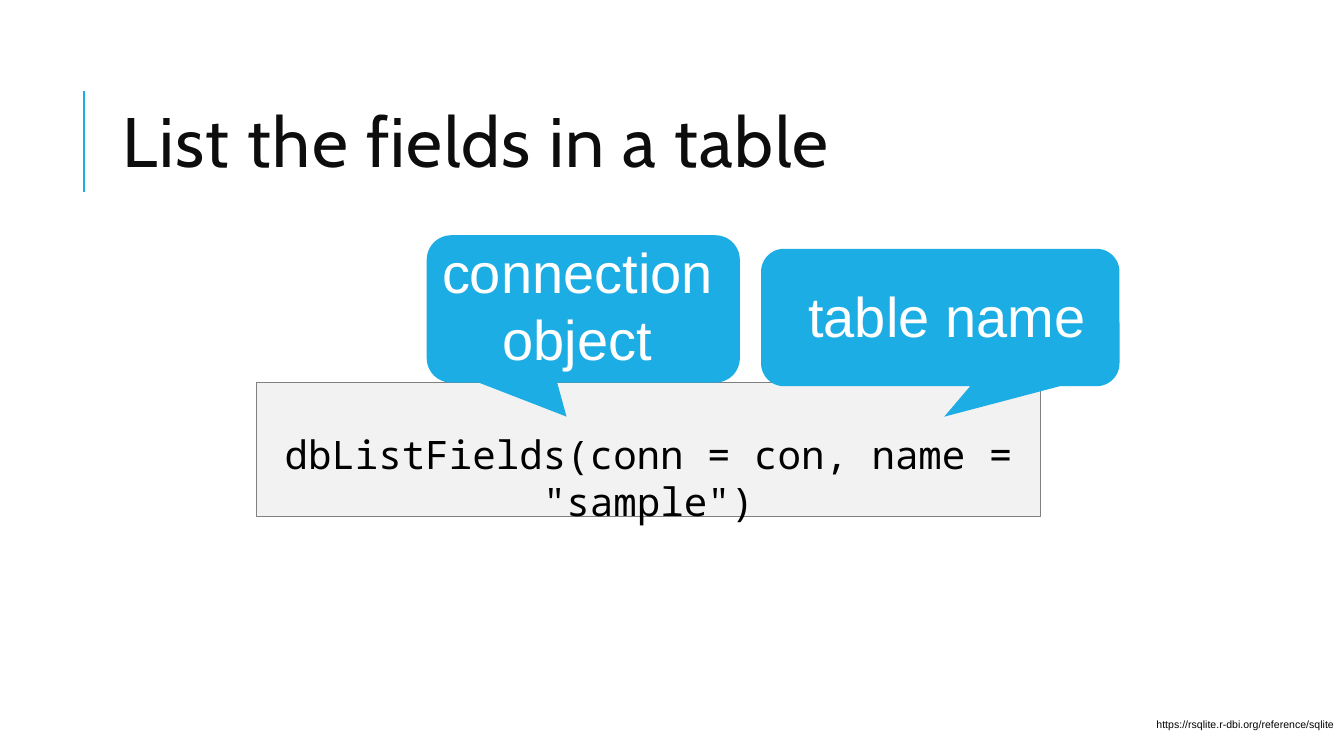
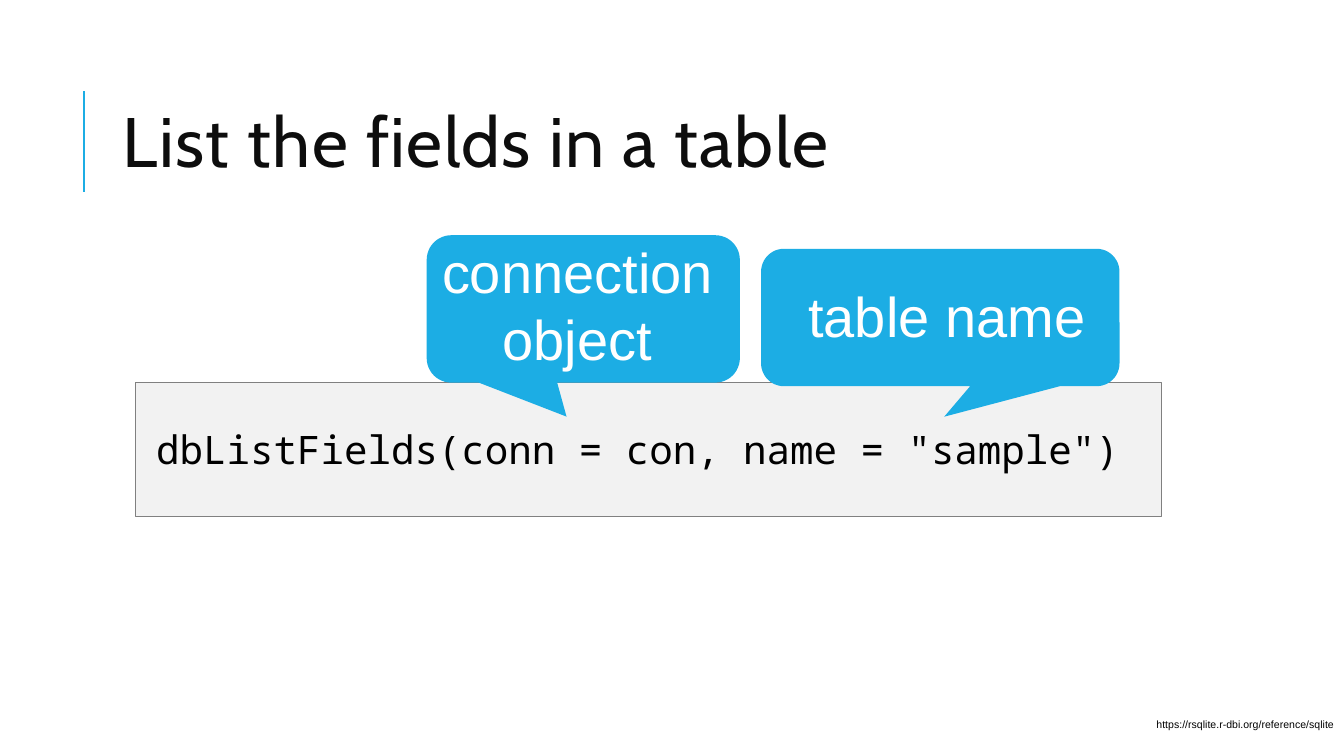
Before and after one commit to amromeo/api_r_int_db_24, a slide deck: slide 10 of presentations/02 - Databases with R.pptx. Drawn at 1344x756 pixels with LibreOffice and Linux fonts; fonts in the diff are those of the drawing. Boxes give left, top, right and bottom in pixels: in the first picture for what was removed or moved away, otherwise in the second. Text is boxed around its words. In the diff, an @@ line names an element or a change of style, - is before the commit and + after.

```diff
--- a/presentations/02 - Databases with R.pptx
+++ b/presentations/02 - Databases with R.pptx
@@ rectangle: place and size @@
-rectangle at bbox=[256, 383, 1042, 516]
+rectangle at bbox=[135, 383, 1163, 516]
@@ text "dbListFields(conn = con, name = ..." rewrapped from bbox=[285, 439, 966, 526] to bbox=[156, 434, 1119, 474] @@
```
Also in this commit, not shown: 10 other slides changed, 1 slide added, 1 other file.
